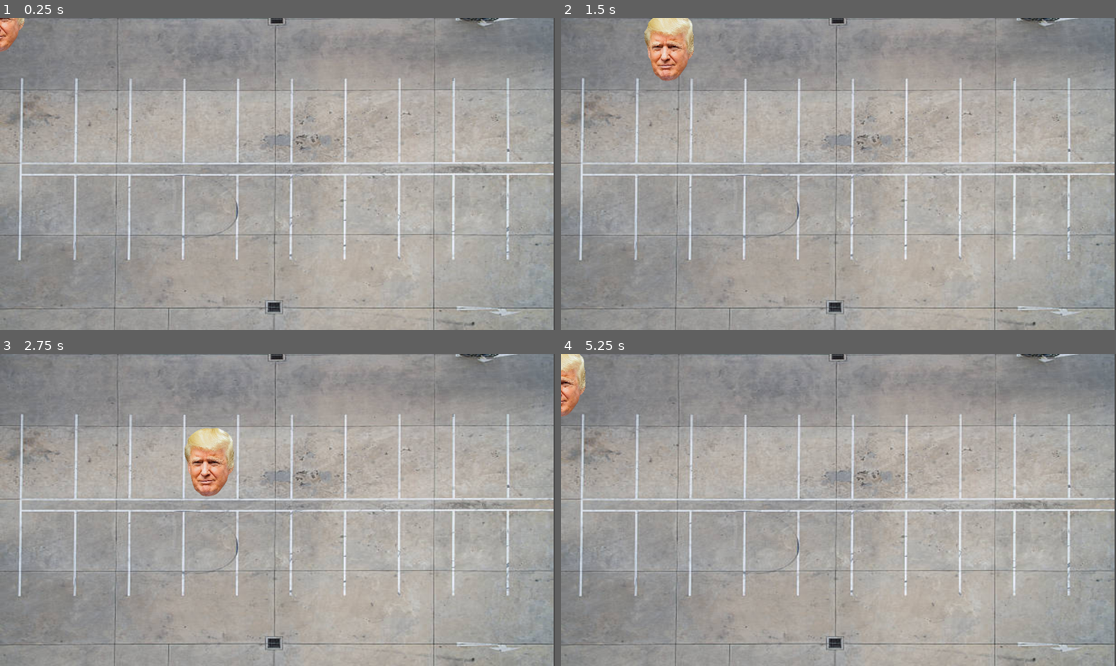
Above: before the commit, frames 1-4 (two rows, left to right).
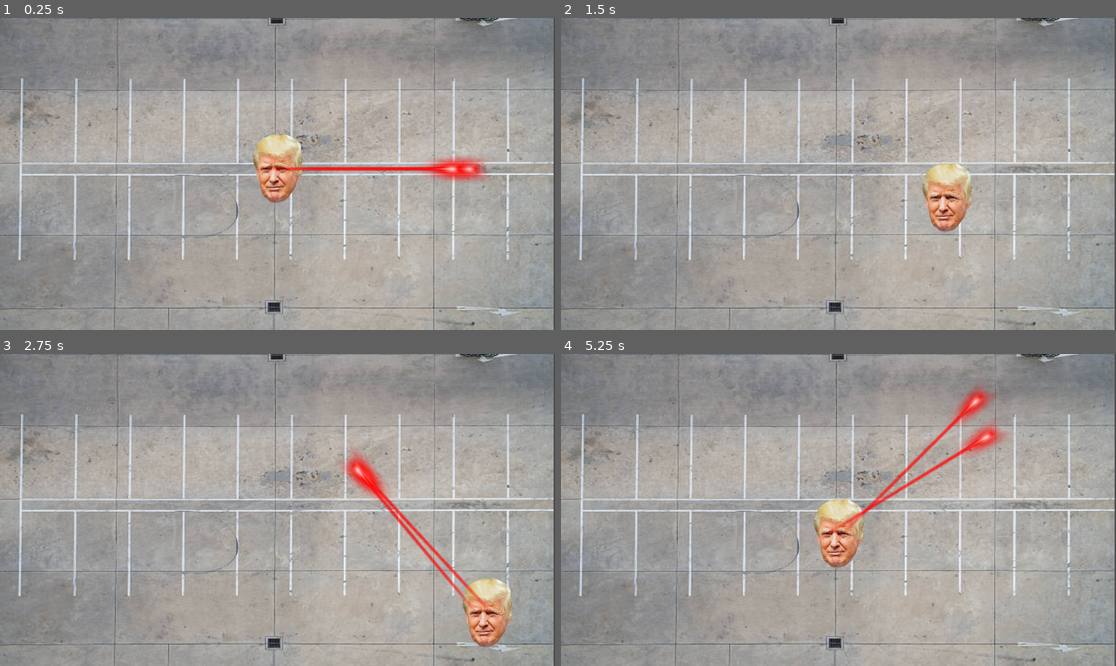
Above: after the commit, the same moments.

Repository: rezbee-dev/castil-bullet-hell
Game: Godot game, scene res://scenes/main.tscn
The game is run twice, just before and just after one commit, with the same random seed, the same clock (stepped at 60 frames per second) and the same inputs.
Inputs (mouse positions are in pixels of both pictures, inside the frame that each line leads up to):
- Up to frame 1 (0.25 s): no input
- Up to frame 2 (1.5 s): tap Enter at 0.5 s; move the mouse to (960, 158) at 0.52 s; press the mouse at (960, 158) at 0.53 s; hold D (MOVE_RIGHT) 0.53-1.28 s; move the mouse to (727, 189) at 1.27 s; release the mouse at (727, 189) at 1.28 s; hold S (MOVE_DOWN) from 1.28 s (still down); click (727, 189) at 1.35 s
- Up to frame 3 (2.75 s): move the mouse to (333, 441) at 2.02 s; release S (MOVE_DOWN) at 2.03 s; press the mouse at (333, 441) at 2.03 s; hold D (MOVE_RIGHT) from 2.03 s (still down)
- Up to frame 4 (5.25 s): move the mouse to (810, 572) at 2.77 s; release D (MOVE_RIGHT) at 2.78 s; release the mouse at (810, 572) at 2.78 s; hold W (MOVE_UP) 2.78-3.53 s; click (810, 572) at 2.85 s; move the mouse to (1005, 556) at 3.52 s; press the mouse at (1005, 556) at 3.53 s; hold A (MOVE_LEFT) 3.53-5.03 s; move the mouse to (672, 463) at 4.27 s; release the mouse at (672, 463) at 4.28 s; click (672, 463) at 4.35 s; move the mouse to (866, 510) at 5.02 s; press the mouse at (866, 510) at 5.03 s; hold S (MOVE_DOWN) from 5.03 s (still down)

The runs differ from the first frame. In frame 1, 2.9% of the frame differs, in the area x 0-88%, y 0-60%; in frame 2, 2.9%; in frame 3, 4.3%, in the area x 33-93%, y 23-94%; in frame 4, 3.7%.

Commit message:
added laser eyes

Diff:
--- a/project.godot
+++ b/project.godot
@@ -37,6 +37,11 @@
 "events": [Object(InputEventKey,"resource_local_to_scene":false,"resource_name":"","device":-1,"window_id":0,"alt_press …(191 unchanged characters)…
 ]
 }
+LEFT_CLICK={
+"deadzone": 0.2,
+"events": [Object(InputEventMouseButton,"resource_local_to_scene":false,"resource_name":"","device":-1,"window_id":0,"alt_pressed":false,"shift_pressed":false,"ctrl_pressed":false,"meta_pressed":false,"button_mask":1,"position":Vector2(154, 22),"global_position":Vector2(163, 70),"factor":1.0,"button_index":1,"canceled":false,"pressed":true,"double_click":false,"script":null)
+]
+}
 
 [physics]
 
--- /dev/null
+++ b/scenes/lazer.gd
@@ -0,0 +1,20 @@
+extends Node2D
+
+@onready var left_laser = $"Right eye"
+@onready var right_laser = $"Left eye"
+
+
+func _ready() -> void:
+	pass
+
+func _process(delta: float) -> void:
+	if Input.is_action_pressed("LEFT_CLICK"):
+		activate_laser()
+	if Input.is_action_just_released("LEFT_CLICK"):
+		hide()
+
+func activate_laser():
+	show()
+	var cursor_position = get_global_mouse_position()
+	left_laser.look_at(cursor_position)
+	right_laser.look_at(cursor_position)
--- a/scenes/main.tscn
+++ b/scenes/main.tscn
@@ -11,3 +11,4 @@
 texture = ExtResource("1_0wfyh")
 
 [node name="Player" parent="." unique_id=1388226412 instance=ExtResource("2_0wfyh")]
+position = Vector2(577, 313)
--- a/scenes/player.tscn
+++ b/scenes/player.tscn
@@ -2,6 +2,8 @@
 
 [ext_resource type="Texture2D" uid="uid://bjrr215xkwmo0" path="res://sprites/trump.png" id="1_3vyb7"]
 [ext_resource type="Script" uid="uid://6r8h8xnjo2p1" path="res://scripts/player.gd" id="1_g2els"]
+[ext_resource type="Script" uid="uid://wfqon0xrk3be" path="res://scenes/lazer.gd" id="3_qhqgy"]
+[ext_resource type="Texture2D" uid="uid://b1vc58kvecver" path="res://sprites/Laser.png" id="4_dqkch"]
 
 [sub_resource type="CapsuleShape2D" id="CapsuleShape2D_qhqgy"]
 radius = 52.0
@@ -17,3 +19,32 @@
 [node name="CollisionShape2D" type="CollisionShape2D" parent="." unique_id=1269647318]
 position = Vector2(0, -4)
 shape = SubResource("CapsuleShape2D_qhqgy")
+
+[node name="Lazer" type="Node2D" parent="." unique_id=1916078545]
+script = ExtResource("3_qhqgy")
+
+[node name="Right eye" type="Marker2D" parent="Lazer" unique_id=174107567]
+position = Vector2(8, 0)
+
+[node name="RayCast2D" type="RayCast2D" parent="Lazer/Right eye" unique_id=717369456]
+rotation = -1.5707964
+target_position = Vector2(0, 400)
+
+[node name="Laser" type="Sprite2D" parent="Lazer/Right eye" unique_id=970252968]
+position = Vector2(218, 1)
+rotation = 1.5707964
+scale = Vector2(0.07, 0.205)
+texture = ExtResource("4_dqkch")
+
+[node name="Left eye" type="Marker2D" parent="Lazer" unique_id=355861171]
+position = Vector2(-23, 0)
+
+[node name="RayCast2D" type="RayCast2D" parent="Lazer/Left eye" unique_id=1929691242]
+rotation = -1.5707964
+target_position = Vector2(0, 400)
+
+[node name="Laser2" type="Sprite2D" parent="Lazer/Left eye" unique_id=893023521]
+position = Vector2(214, 1)
+rotation = 1.5707964
+scale = Vector2(0.07, 0.205)
+texture = ExtResource("4_dqkch")
Not shown, added: scenes/lazer.gd.uid
Binary file added: sprites/Laser.png
Not shown, added: sprites/Laser.png.import
